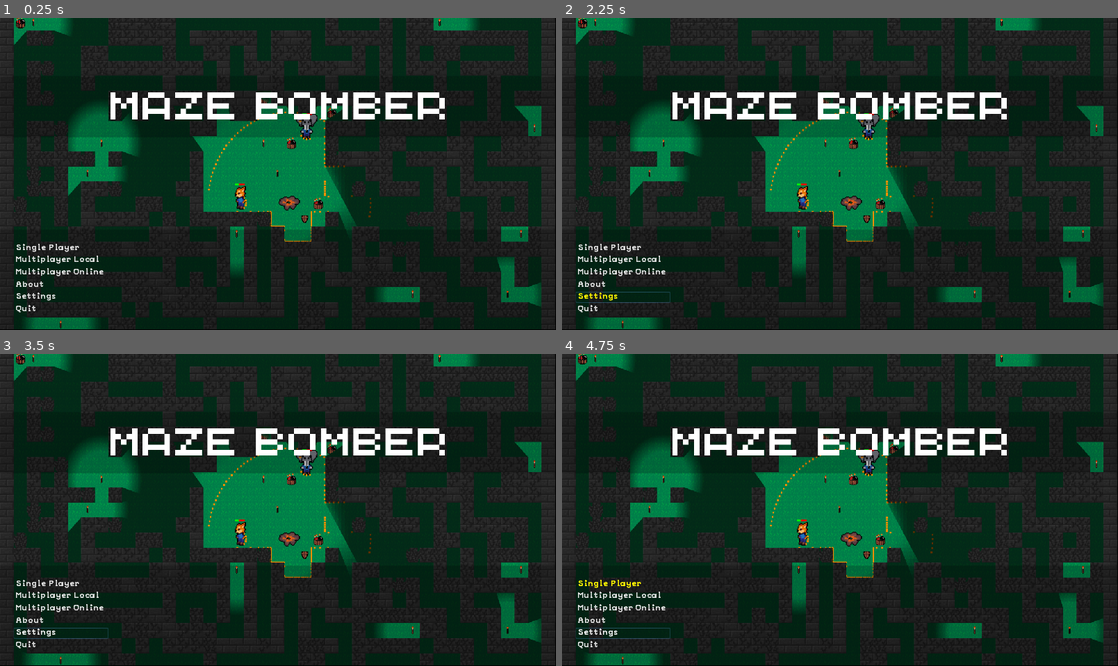
Above: before the commit, frames 1-4 (two rows, left to right).
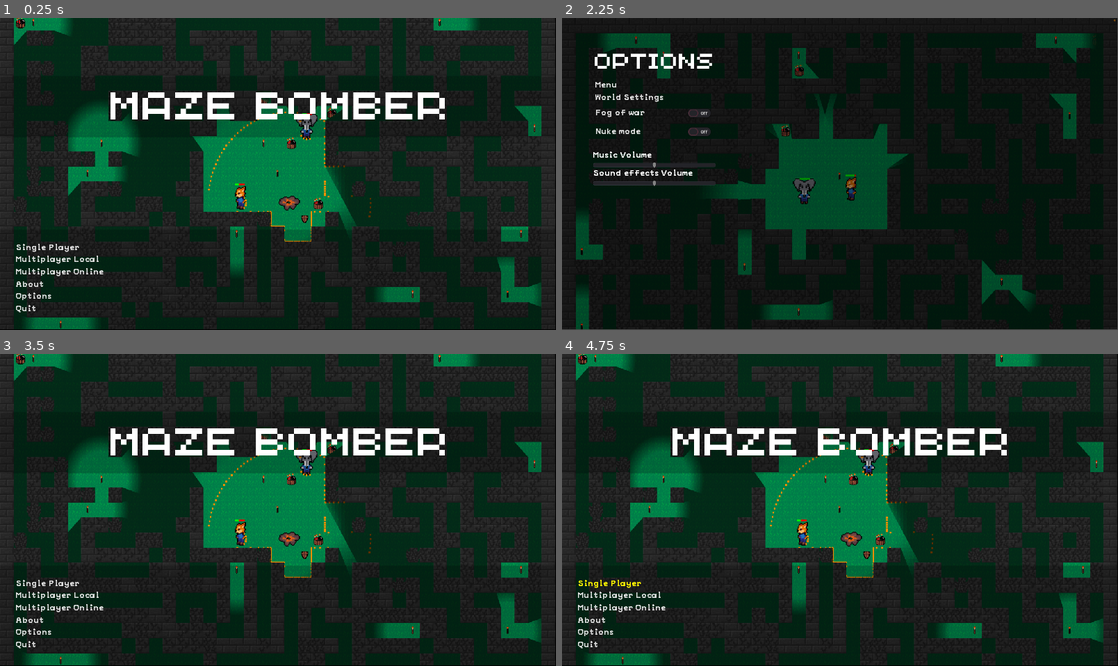
Above: after the commit, the same moments.

Repository: F-O-N-S-E-C-A/MazeBomber
Game: Godot game, scene res://Menu.tscn
Same seed, same stepped clock (60 frames per second), same inputs: the game is played once before the commit and once after it.
Inputs (mouse positions are in pixels of both pictures, inside the frame that each line leads up to):
- Up to frame 1 (0.25 s): no input
- Up to frame 2 (2.25 s): click "About" at 0.5 s; click (678, 83) at 1.25 s, where only the run after the commit has a clickable "Back"; click "Settings" (after the commit: "Options") at 2 s
- Up to frame 3 (3.5 s): click (94, 422) at 2.75 s, where only the run after the commit has a clickable "Menu"
- Up to frame 4 (4.75 s): click "Single Player" at 3.5 s; click "Single Player" at 4.25 s

The runs differ from the first frame. In frame 1, less than 0.1% of the frame differs, in the area x 2-10%, y 87-91%; in frame 2, 39%, in the area x 0-100%, y 0-100%; in frame 3, 0.2%; in frame 4, 0.2%.

Commit message:
options menu done

Diff:
--- /dev/null
+++ b/About.tscn
@@ -0,0 +1,32 @@
+[gd_scene load_steps=5 format=2]
+
+[ext_resource path="res://about.png" type="Texture" id=1]
+[ext_resource path="res://back_button.gd" type="Script" id=2]
+[ext_resource path="res://PeaberryBase.ttf" type="DynamicFontData" id=3]
+
+[sub_resource type="DynamicFont" id=1]
+size = 20
+font_data = ExtResource( 3 )
+
+[node name="About" type="Control"]
+anchor_right = 1.0
+anchor_bottom = 1.0
+
+[node name="TextureRect" type="TextureRect" parent="."]
+margin_right = 40.0
+margin_bottom = 40.0
+texture = ExtResource( 1 )
+
+[node name="back_button" type="Button" parent="."]
+margin_left = 69.0
+margin_top = 144.0
+margin_right = 487.0
+margin_bottom = 170.0
+custom_colors/font_color_hover = Color( 1, 0.960784, 0, 1 )
+custom_fonts/font = SubResource( 1 )
+text = "Back"
+flat = true
+align = 0
+script = ExtResource( 2 )
+
+[connection signal="pressed" from="back_button" to="back_button" method="_on_back_button_pressed"]
--- a/Menu.gd
+++ b/Menu.gd
@@ -12,3 +12,12 @@
 
 func _on_quit_button_button_down():
 	get_tree().quit()
+
+
+
+func _on_settings_button_pressed():
+	get_tree().change_scene("res://Options_menu.tscn")
+
+
+func _on_about_button_pressed():
+	get_tree().change_scene("res://About.tscn")
--- a/Menu.tscn
+++ b/Menu.tscn
@@ -97,7 +97,7 @@
 margin_bottom = 146.0
 custom_colors/font_color_hover = Color( 1, 0.960784, 0, 1 )
 custom_fonts/font = SubResource( 4 )
-text = "Settings"
+text = "Options"
 flat = true
 align = 0
 
@@ -112,4 +112,6 @@
 align = 0
 
 [connection signal="button_down" from="MarginContainer/VBoxContainer/multiplayer_local_button" to="." method="_on_multiplayer_local_button_button_down"]
+[connection signal="pressed" from="MarginContainer/VBoxContainer/about_button" to="." method="_on_about_button_pressed"]
+[connection signal="pressed" from="MarginContainer/VBoxContainer/settings_button" to="." method="_on_settings_button_pressed"]
 [connection signal="button_down" from="MarginContainer/VBoxContainer/quit_button" to="." method="_on_quit_button_button_down"]
--- /dev/null
+++ b/Options_menu.gd
@@ -0,0 +1,29 @@
+extends Control
+
+
+func _on_menu_button_pressed():
+	get_tree().change_scene("res://Menu.tscn")
+
+
+func _on_world_settimgs_button_pressed():
+	get_tree().change_scene("res://World_settings.tscn")
+
+
+func _on_music_slider_value_changed(value):
+	Settings.music_volume = value
+	if value == -50:
+		Settings.music_enabled = false
+	else:
+		Settings.music_enabled = true
+
+
+func _on_sound_effects_slider_value_changed(value):
+	Settings.sound_fx_volume = value
+	if value == -50:
+		Settings.sound_fx_enabled = false
+	else:
+		Settings.sound_fx_enabled = true
+
+
+func _on_nuke_mode_toggled(button_pressed):
+	Settings.nuke_mode = button_pressed
--- /dev/null
+++ b/Options_menu.tscn
@@ -0,0 +1,106 @@
+[gd_scene load_steps=7 format=2]
+
+[ext_resource path="res://OPTIONS.png" type="Texture" id=1]
+[ext_resource path="res://PeaberryBase.ttf" type="DynamicFontData" id=2]
+[ext_resource path="res://Options_menu.gd" type="Script" id=3]
+
+[sub_resource type="DynamicFont" id=1]
+size = 20
+font_data = ExtResource( 2 )
+
+[sub_resource type="DynamicFont" id=3]
+size = 20
+font_data = ExtResource( 2 )
+
+[sub_resource type="DynamicFont" id=2]
+size = 20
+font_data = ExtResource( 2 )
+
+[node name="Options_menu" type="Control"]
+anchor_right = 1.0
+anchor_bottom = 1.0
+script = ExtResource( 3 )
+
+[node name="TextureRect" type="TextureRect" parent="."]
+margin_right = 40.0
+margin_bottom = 40.0
+texture = ExtResource( 1 )
+
+[node name="MarginContainer" type="MarginContainer" parent="."]
+margin_left = 73.0
+margin_top = 147.0
+margin_right = 363.0
+margin_bottom = 706.0
+
+[node name="VBoxContainer" type="VBoxContainer" parent="MarginContainer"]
+margin_right = 290.0
+margin_bottom = 559.0
+
+[node name="menu_button" type="Button" parent="MarginContainer/VBoxContainer"]
+margin_right = 290.0
+margin_bottom = 26.0
+custom_colors/font_color_hover = Color( 1, 0.960784, 0, 1 )
+custom_fonts/font = SubResource( 1 )
+text = "Menu"
+flat = true
+align = 0
+
+[node name="world_settimgs_button" type="Button" parent="MarginContainer/VBoxContainer"]
+margin_top = 30.0
+margin_right = 290.0
+margin_bottom = 56.0
+custom_colors/font_color_hover = Color( 1, 0.960784, 0, 1 )
+custom_fonts/font = SubResource( 1 )
+text = "World Settings"
+flat = true
+align = 0
+
+[node name="fog_of_war" type="CheckButton" parent="MarginContainer/VBoxContainer"]
+margin_top = 60.0
+margin_right = 290.0
+margin_bottom = 100.0
+custom_fonts/font = SubResource( 3 )
+keep_pressed_outside = true
+text = "Fog of war"
+
+[node name="nuke_mode" type="CheckButton" parent="MarginContainer/VBoxContainer"]
+margin_top = 104.0
+margin_right = 290.0
+margin_bottom = 144.0
+custom_fonts/font = SubResource( 3 )
+text = "Nuke mode"
+
+[node name="music_label" type="Label" parent="MarginContainer/VBoxContainer"]
+margin_top = 148.0
+margin_right = 290.0
+margin_bottom = 191.0
+custom_fonts/font = SubResource( 2 )
+text = "
+Music Volume"
+
+[node name="music_slider" type="HSlider" parent="MarginContainer/VBoxContainer"]
+margin_top = 195.0
+margin_right = 290.0
+margin_bottom = 211.0
+min_value = -50.0
+max_value = 50.0
+
+[node name="sound_effects_label" type="Label" parent="MarginContainer/VBoxContainer"]
+margin_top = 215.0
+margin_right = 290.0
+margin_bottom = 235.0
+custom_fonts/font = SubResource( 2 )
+text = "Sound effects Volume"
+
+[node name="sound_effects_slider" type="HSlider" parent="MarginContainer/VBoxContainer"]
+margin_top = 239.0
+margin_right = 290.0
+margin_bottom = 255.0
+min_value = -50.0
+max_value = 50.0
+
+[connection signal="pressed" from="MarginContainer/VBoxContainer/menu_button" to="." method="_on_menu_button_pressed"]
+[connection signal="pressed" from="MarginContainer/VBoxContainer/world_settimgs_button" to="." method="_on_world_settimgs_button_pressed"]
+[connection signal="toggled" from="MarginContainer/VBoxContainer/nuke_mode" to="." method="_on_nuke_mode_toggled"]
+[connection signal="value_changed" from="MarginContainer/VBoxContainer/music_slider" to="." method="_on_music_slider_value_changed"]
+[connection signal="value_changed" from="MarginContainer/VBoxContainer/sound_effects_slider" to="." method="_on_sound_effects_slider_value_changed"]
--- /dev/null
+++ b/Singletons/Settings.gd
@@ -0,0 +1,12 @@
+extends Node
+
+var explosion_damage_random: bool
+var explosion_time_random: bool
+
+var music_volume: float
+var sound_fx_volume: float
+
+var music_enabled: bool
+var sound_fx_enabled: bool
+
+var nuke_mode: bool
--- a/World/BigBomb.gd
+++ b/World/BigBomb.gd
@@ -28,10 +28,17 @@
 func my_init(owner):
 	self.set_scale(GlobalVariables.scale_vector)
 	add_collision_exception_with(owner)
-	lifetime = Utils.uniform(2000, 3000)/1000
-
+	if Settings.explosion_time_random:
+		lifetime = Utils.uniform(2000, 3000)/1000
+	else:
+		lifetime = 2.5
 	var average_damage = base_damage * owner.damage_multiplier
-	damage = Utils.normal(average_damage, 30, average_damage - GlobalVariables.damage_threshold, average_damage + GlobalVariables.damage_threshold)
+	if Settings.explosion_damage_random:
+		damage = Utils.normal(average_damage, 30, average_damage - GlobalVariables.damage_threshold, average_damage + GlobalVariables.damage_threshold)
+	else:
+		damage = average_damage + GlobalVariables.damage_threshold/2
+		if Settings.nuke_mode:
+			damage = damage + 1000
 	calculate_color(damage - average_damage)
 
 	radius = base_radius * owner.radius_multiplier
--- a/World/TNT.gd
+++ b/World/TNT.gd
@@ -28,9 +28,17 @@
 func my_init(owner):
 	self.set_scale(GlobalVariables.scale_vector)
 	add_collision_exception_with(owner)
-	lifetime = Utils.uniform(1500, 2500)/1000
+	if Settings.explosion_time_random:
+		lifetime = Utils.uniform(1500, 2500)/1000
+	else:
+		lifetime = 2
 	var average_damage = base_damage * owner.damage_multiplier
-	damage = Utils.normal(average_damage, 30, average_damage - GlobalVariables.damage_threshold, average_damage + GlobalVariables.damage_threshold)
+	if Settings.explosion_damage_random:
+		damage = Utils.normal(average_damage, 30, average_damage - GlobalVariables.damage_threshold, average_damage + GlobalVariables.damage_threshold)
+	else:
+		damage = average_damage + GlobalVariables.damage_threshold/2
+		if Settings.nuke_mode:
+			damage = damage + 1000
 	calculate_color(damage - average_damage)
 	radius = base_radius * owner.radius_multiplier
 
--- a/World/TNT.tscn
+++ b/World/TNT.tscn
@@ -76,4 +76,5 @@
 position = Vector2( 7.62939e-06, 0 )
 shape = SubResource( 4 )
 one_way_collision_margin = 0.0
+
 [connection signal="body_exited" from="Area2D" to="." method="_on_Area2D_body_exited"]
--- /dev/null
+++ b/World_settings.gd
@@ -0,0 +1,14 @@
+extends Control
+
+
+
+func _on_back_button_pressed():
+	get_tree().change_scene("res://Options_menu.tscn")
+
+
+func _on_explosion_time_random_toggled(button_pressed):
+	Settings.explosion_time_random = button_pressed
+
+
+func _on_explosion_damage_random_toggled(button_pressed):
+	Settings.explosion_damage_random = button_pressed
--- /dev/null
+++ b/World_settings.tscn
@@ -0,0 +1,60 @@
+[gd_scene load_steps=6 format=2]
+
+[ext_resource path="res://World_settings.gd" type="Script" id=1]
+[ext_resource path="res://PeaberryBase.ttf" type="DynamicFontData" id=2]
+[ext_resource path="res://World_settings.png" type="Texture" id=3]
+
+[sub_resource type="DynamicFont" id=1]
+size = 20
+font_data = ExtResource( 2 )
+
+[sub_resource type="DynamicFont" id=2]
+size = 20
+font_data = ExtResource( 2 )
+
+[node name="World_settings" type="Control"]
+anchor_right = 1.0
+anchor_bottom = 1.0
+script = ExtResource( 1 )
+
+[node name="TextureRect" type="TextureRect" parent="."]
+margin_right = 40.0
+margin_bottom = 40.0
+texture = ExtResource( 3 )
+
+[node name="MarginContainer" type="MarginContainer" parent="."]
+margin_left = 73.0
+margin_top = 147.0
+margin_right = 491.0
+margin_bottom = 706.0
+
+[node name="VBoxContainer" type="VBoxContainer" parent="MarginContainer"]
+margin_right = 418.0
+margin_bottom = 559.0
+
+[node name="back_button" type="Button" parent="MarginContainer/VBoxContainer"]
+margin_right = 418.0
+margin_bottom = 26.0
+custom_colors/font_color_hover = Color( 1, 0.960784, 0, 1 )
+custom_fonts/font = SubResource( 1 )
+text = "Back"
+flat = true
+align = 0
+
+[node name="explosion_time_random" type="CheckButton" parent="MarginContainer/VBoxContainer"]
+margin_top = 30.0
+margin_right = 418.0
+margin_bottom = 70.0
+custom_fonts/font = SubResource( 2 )
+text = "Random time before explosion"
+
+[node name="explosion_damage_random" type="CheckButton" parent="MarginContainer/VBoxContainer"]
+margin_top = 74.0
+margin_right = 418.0
+margin_bottom = 114.0
+custom_fonts/font = SubResource( 2 )
+text = "Random explosion damage"
+
+[connection signal="pressed" from="MarginContainer/VBoxContainer/back_button" to="." method="_on_back_button_pressed"]
+[connection signal="toggled" from="MarginContainer/VBoxContainer/explosion_time_random" to="." method="_on_explosion_time_random_toggled"]
+[connection signal="toggled" from="MarginContainer/VBoxContainer/explosion_damage_random" to="." method="_on_explosion_damage_random_toggled"]
--- /dev/null
+++ b/back_button.gd
@@ -0,0 +1,7 @@
+extends Button
+
+
+
+
+func _on_back_button_pressed():
+	get_tree().change_scene("res://Menu.tscn")
--- a/project.godot
+++ b/project.godot
@@ -22,6 +22,7 @@
 GlobalVariables="*res://Singletons/Global_variables.gd"
 Utils="*res://Singletons/Utils.gd"
 PowerUpRandomiser="*res://Singletons/Power_up_randomiser.gd"
+Settings="*res://Singletons/Settings.gd"
 
 [display]
 
Binary file added: OPTIONS.png
Not shown, added: OPTIONS.png.import
Binary file added: World_settings.png
Not shown, added: World_settings.png.import
Binary file added: about.png
Not shown, added: about.png.import
